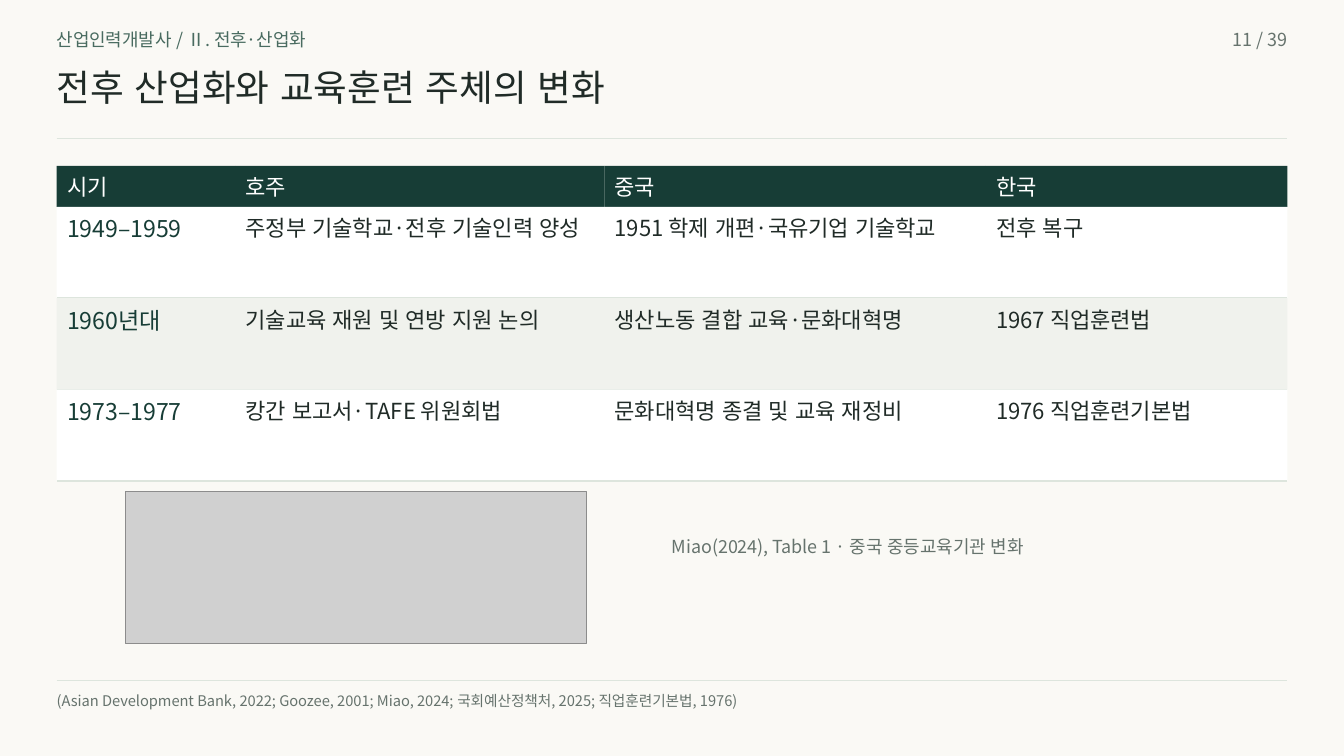
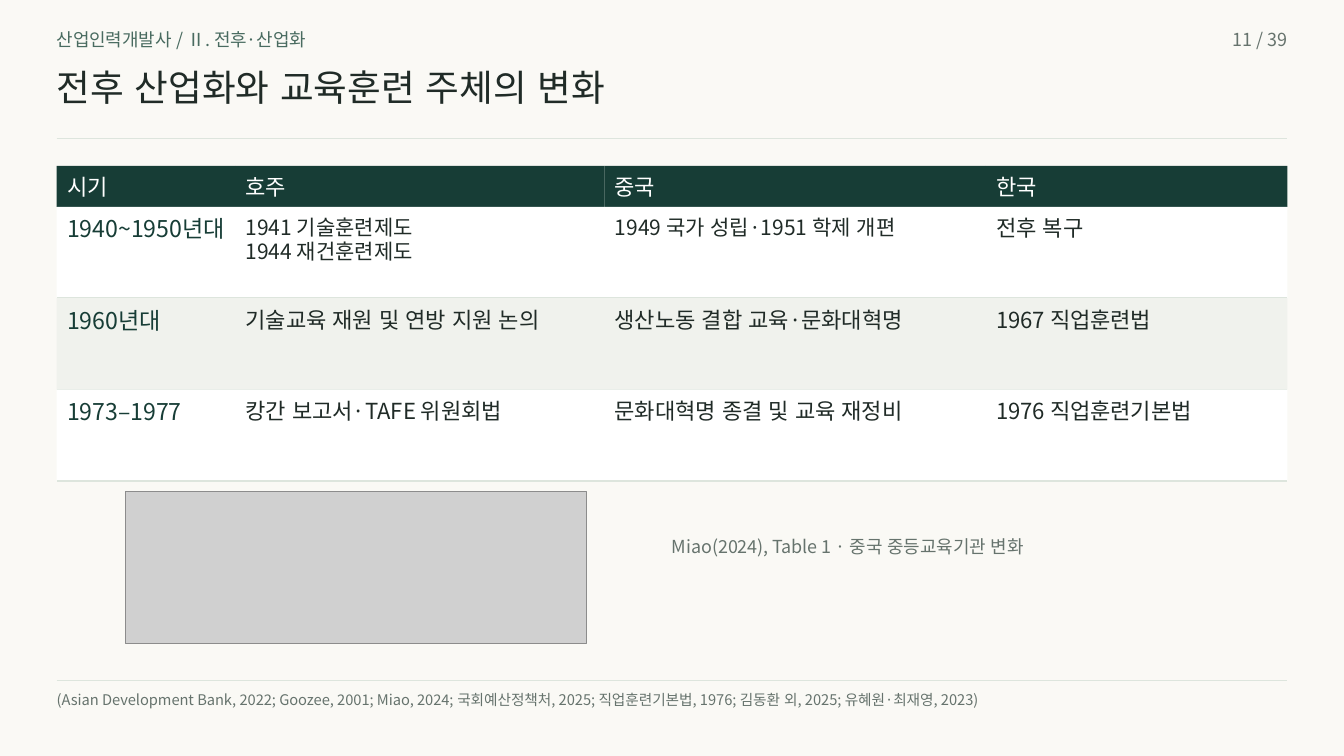
Before and after one commit to 01Chungee10/vet-history-rehearsal, a slide deck: slide 11 of au-cn-2026/presentation.pptx. Drawn at 1344x756 pixels with LibreOffice and Linux fonts; fonts in the diff are those of the drawing; grey boxes stand for pictures. Boxes give left, top, right and bottom in pixels: in the first picture for what was removed or moved away, otherwise in the second. Text is boxed around its words. In the diff, an @@ line names an element or a change of style, - is before the commit and + after.

```diff
--- a/au-cn-2026/presentation.pptx
+++ b/au-cn-2026/presentation.pptx
@@ text at [67, 218, 224, 239]: text changed @@
-1949–1959
+1940~1950년대
@@ text at [246, 217, 413, 237]: text changed; size 15.8 to 15 pt @@
-주정부 기술학교·전후 기술인력 양성
+1941 기술훈련제도
@@ text at [615, 217, 896, 237]: text changed; size 15.8 to 15 pt @@
-1951 학제 개편·국유기업 기술학교
+1949 국가 성립·1951 학제 개편
@@ text added at [246, 241, 413, 261], 15 pt, text #202B27 @@
+1944 재건훈련제도
@@ text at [57, 693, 978, 709]: text changed @@
-(Asian Development Bank, 2022; Goozee, 2001; Miao, 2024; 국회예산정책처, 2025; 직업훈련기본법, 1976)
+(Asian Development Bank, 2022; Goozee, 2001; Miao, 2024; 국회예산정책처, 2025; 직업훈련기본법, 1976; 김동환 외, 2025; 유혜원·최재영, 2023)
```
Also in this commit, not shown: 20 other slides changed, 28 other files.
